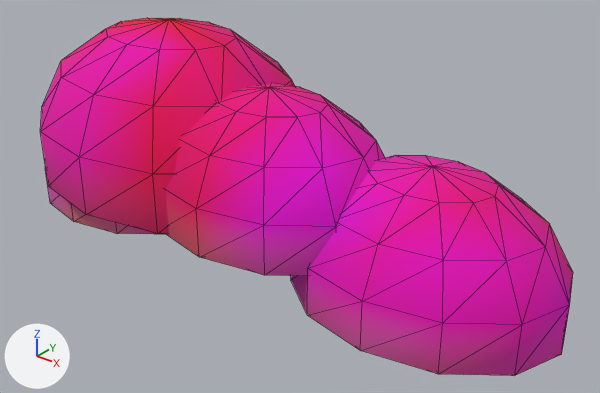
The glTF model ArtSource/Exports/Environment/Cloud_02.glb: old version first, new version second.
Camera for both pictures: a 50 mm camera at (4.38, -4.73, 3.6) aimed at (0.52, 0.09, 0.61). The axes (+X, +Y, +Z) are drawn at lower left. The lights are the same throughout. The picture after the commit comes second. Mesh edges are drawn as thin lines.

The scene before the commit, as lines of its bpy script (objects in view):
```python
me_cloud_02 = bpy.data.meshes.new('Cloud_02')
me_cloud_02.from_pydata(...)  # 296 vertices, 576 faces; spans x -2.44..2.84, y -1.04..1.1, z 0.0..1.88
me_cloud_02.materials.append(mat_m_env_cloud)
ob_cloud_02 = bpy.data.objects.new('Cloud_02', me_cloud_02)
ob_cloud_02.location = (0.0, 0.0, 0.0)
```
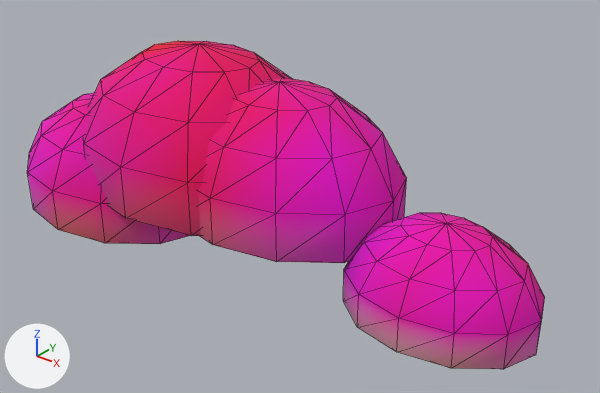
The change, as a list of edits to the scene's bpy script:
```text
Change me_cloud_02:
    used by ob_cloud_02; location = (0.0, 0.0, 0.0)
    remove me_cloud_02.from_pydata(...)  # 296 vertices, 576 faces; spans x -2.44..2.84, y -1.04..1.1, z 0.0..1.88
    add me_cloud_02.from_pydata(...)  # 296 vertices, 576 faces; spans x -2.48..2.69, y -0.94..1.03, z 0.0..1.71
    me_cloud_02 part 1: the loose piece of 74 vertices spanning x -2.44..-0.48, y -0.75..0.72, z 0.0..1.05 is scaled about its middle by 1.07, then moved by (0.03, -0.14, 0.04)
    me_cloud_02 part 2: the loose piece of 74 vertices spanning x -2.27..0.58, y -1.04..1.1, z 0.35..1.88 is scaled about its middle by 0.888, then moved by (0.29, 0.06, -0.09)
    me_cloud_02 part 3: the loose piece of 74 vertices spanning x -0.77..1.48, y -0.92..0.76, z 0.35..1.56 is scaled about its middle by 0.987, then moved by (-0.05, 0.19, -0.01)
    me_cloud_02 part 4: the loose piece of 74 vertices spanning x 0.6..2.84, y -0.73..0.95, z 0.0..1.21 is scaled about its middle by 0.698, then moved by (0.19, -0.08, -0.18)
    me_cloud_02 part 5: 576 faces centred in x -2.39..2.79, y -0.99..1.05, z 0.0..1.8 are repainted in the vertex colours; the middle colour goes from pink #ff00bc to pink #ff00bb
```

Boxes [x1, y1, x2, y2] around the edits, measured in the pictures (600 x 393 px; the box of a moved part takes in the faces that stretch with it):
'Cloud_02', reshaped, recoloured (8% shorter): before [40, 18, 573, 375]; after [27, 41, 545, 369]
part 1 of me_cloud_02, moved or reshaped: before [45, 167, 157, 234]; after [27, 93, 191, 244]
part 2 of me_cloud_02, moved or reshaped: before [40, 18, 295, 234]; after [83, 41, 292, 236]
part 3 of me_cloud_02, moved or reshaped: before [166, 83, 385, 276]; after [198, 78, 406, 263]
part 4 of me_cloud_02, moved or reshaped: before [291, 155, 573, 375]; after [343, 213, 545, 369]
part 5 of me_cloud_02, recoloured: before [40, 18, 573, 375]; after [27, 41, 545, 369]
